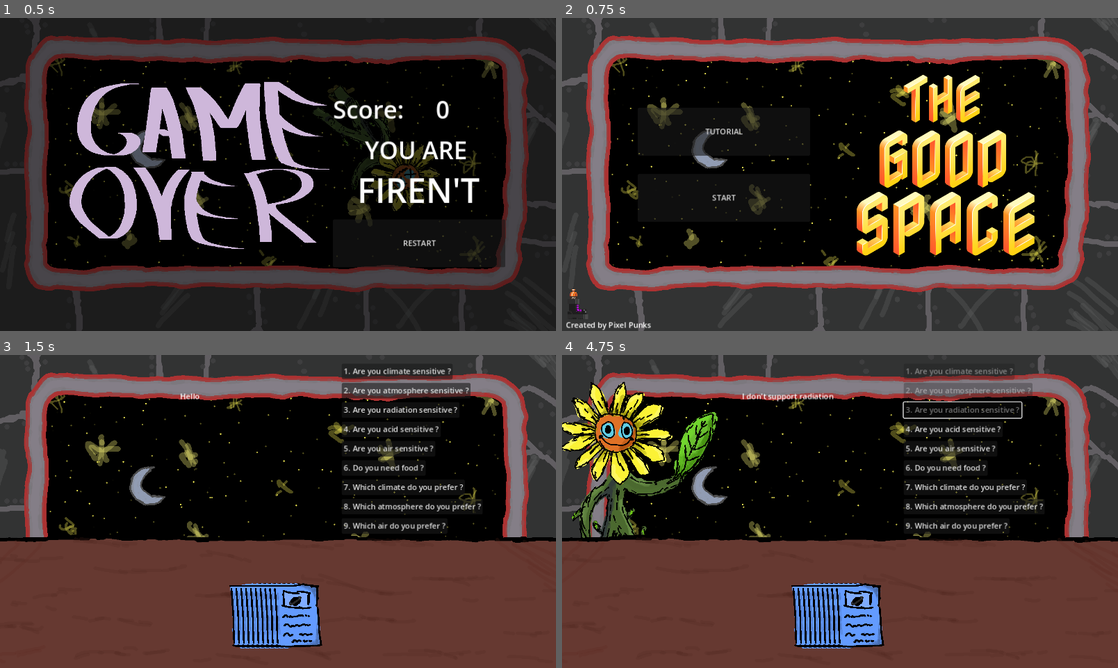
Above: before the commit, frames 1-4 (two rows, left to right).
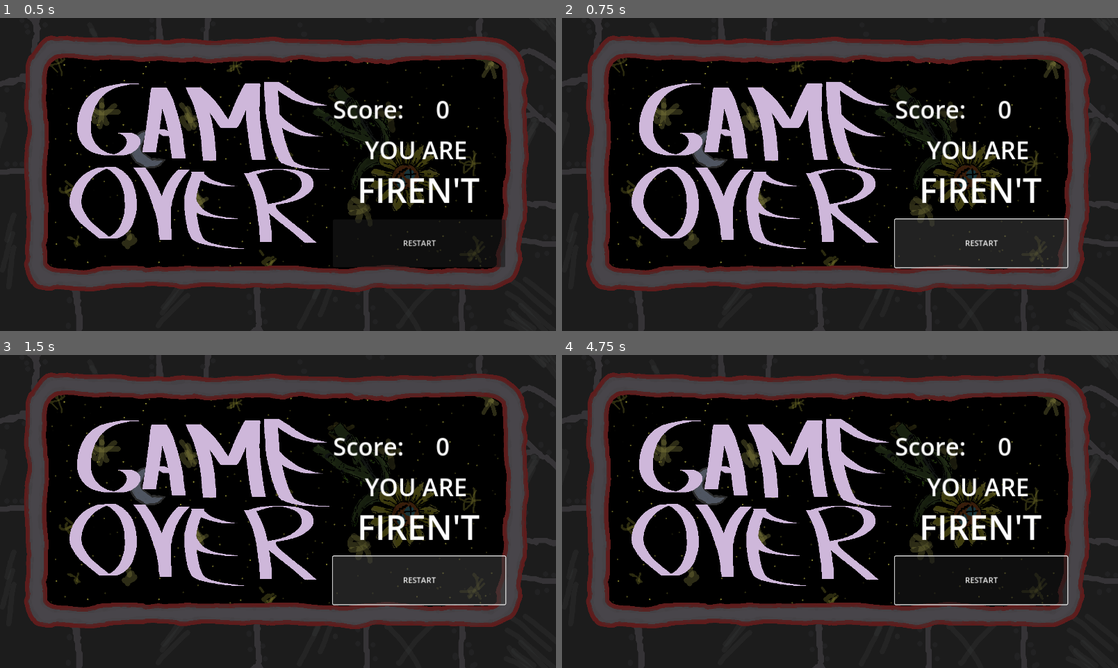
Above: after the commit, the same moments.

Repository: Pixel-Punks/trijam-289
Game: Godot game, scene res://scenes/gameover_screen.tscn
The game is run twice, just before and just after one commit, with the same random seed, the same clock (stepped at 60 frames per second) and the same inputs. This scene is started directly instead of the project's main scene.
Inputs (mouse positions are in pixels of both pictures, inside the frame that each line leads up to):
- Up to frame 1 (0.5 s): no input
- Up to frame 2 (0.75 s): click "RESTART" at 0.5 s
- Up to frame 3 (1.5 s): click "START" (after the commit: "RESTART") at 1.25 s
- Up to frame 4 (4.75 s): click (979, 580) at 2 s, where only the run after the commit has a clickable "RESTART"; click (956, 370) at 2.75 s, where only the run before the commit has a clickable "1. Are you climate sensitive ?"; click (967, 389) at 3.5 s, where only the run before the commit has a clickable "2. Are you atmosphere sensiti…"; click (962, 411) at 4.25 s, where only the run before the commit has a clickable "3. Are you radiation sensitiv…"

Frame 1 is identical in both runs. In frame 2, 44% of the frame differs, in the area x 0-100%, y 0-100%; in frame 3, 62%; in frame 4, 66%.
Error after the commit: Attempt to call function 'stop' in base 'null instance' on a null instance. (res://scripts/game_over.gd:21)

Commit message:
feat: sounds in game over

Diff:
--- a/scenes/gameover_screen.tscn
+++ b/scenes/gameover_screen.tscn
@@ -1,8 +1,9 @@
-[gd_scene load_steps=4 format=3 uid="uid://dis0i5ug1cyqs"]
+[gd_scene load_steps=5 format=3 uid="uid://dis0i5ug1cyqs"]
 
 [ext_resource type="Script" path="res://scripts/game_over.gd" id="1_hccig"]
 [ext_resource type="Texture2D" uid="uid://dl1takffiemlt" path="res://assets/background/game_over.png" id="2_pex6d"]
-[ext_resource type="AudioStream" uid="uid://c4fqaaxbqtn4n" path="res://assets/music/Trijam_289_OST_double_ration_de_spacing.wav" id="4_5fyqm"]
+[ext_resource type="AudioStream" uid="uid://c35gwwgul5aq1" path="res://assets/sounds/others/loose.wav" id="3_jfcq3"]
+[ext_resource type="AudioStream" uid="uid://d0bhahbupfbt8" path="res://assets/sounds/others/win.wav" id="4_wxxe5"]
 
 [node name="GameOverScreen" type="Node2D"]
 script = ExtResource("1_hccig")
@@ -19,10 +20,6 @@
 offset_right = 1047.0
 offset_bottom = 516.0
 text = "RESTART"
-
-[node name="AudioStreamPlayer" type="AudioStreamPlayer" parent="."]
-stream = ExtResource("4_5fyqm")
-autoplay = true
 
 [node name="Label" type="Label" parent="."]
 offset_left = 690.0
@@ -57,4 +54,12 @@
 theme_override_font_sizes/font_size = 50
 text = "XXXX"
 
+[node name="loose" type="AudioStreamPlayer" parent="."]
+stream = ExtResource("3_jfcq3")
+volume_db = -6.5
+
+[node name="win" type="AudioStreamPlayer" parent="."]
+stream = ExtResource("4_wxxe5")
+volume_db = -6.5
+
 [connection signal="pressed" from="START" to="." method="_on_start_pressed"]
--- a/scripts/game_over.gd
+++ b/scripts/game_over.gd
@@ -6,8 +6,10 @@
 	$lblscore.text = str(GManager.score)
 	if (GManager.aliens_that_died >= 5):
 		$lblfired.text = "FIRED"
+		$loose.play()
 	else:
 		$lblfired.text = "FIREN'T"
+		$win.play()
 	pass # Replace with function body.
 
 
